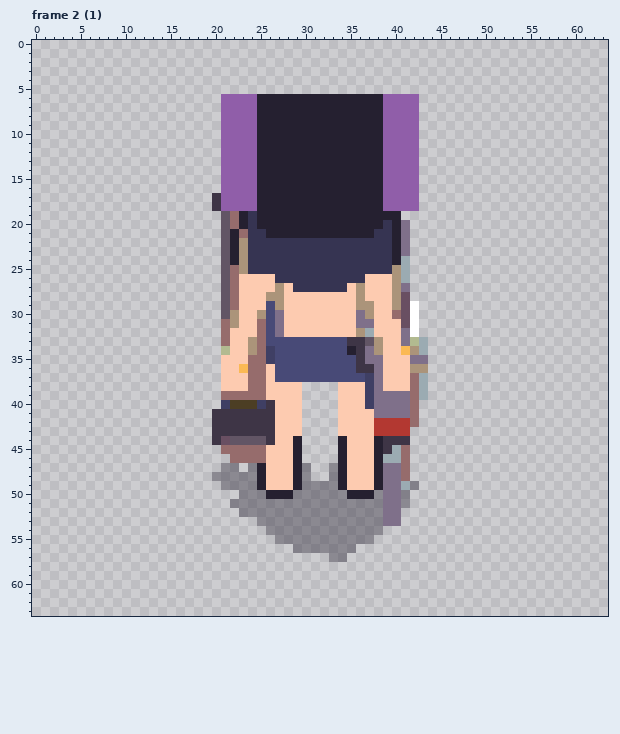
Edited in one commit: pixel-art file (resources/asesprite/Sprites64.aseprite). That is the earlier state.
64x64 pixels, 153 frames. Shown: frame 2 (1). The commit also changed other frames, which this record leaves out.
The same view after the edit:
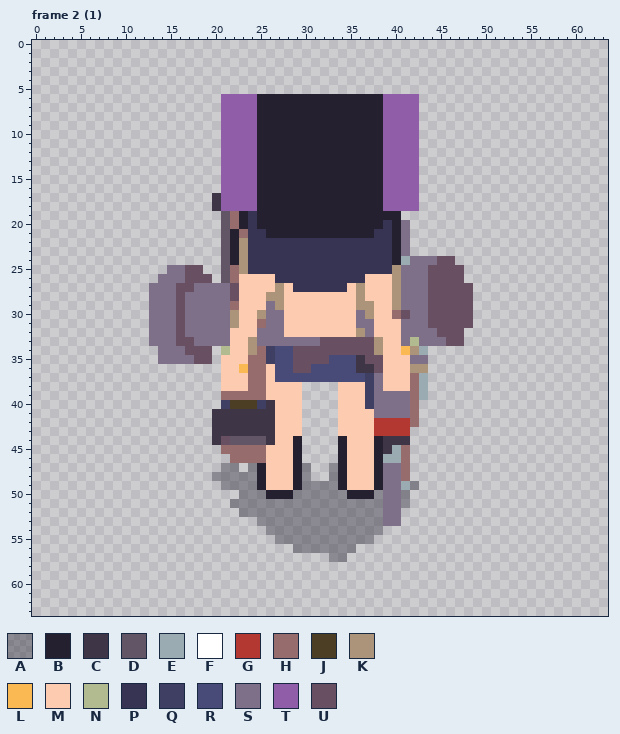
Palette (. is transparent): A #25203064  B #252030  C #3e3546  D #625565  E #9babb2  F #ffffff  G #b33831  H #966c6c  J #4c3e24  K #ab947a  L #fbb954  M #fdcbb0  N #b2ba90  P #363452  Q #3f3f64  R #484a77  S #7f708a  T #905ea9  U #694f62
Change:
layer "Weapons/Bazooka" added
Frame 2 (1), layer "Weapons/Bazooka":
The author put colour S in row 24 at x 42 to 44; in row 25 at x 15 to 16 and 42 to 43; in row 26 at x 14 to 16 and 42 to 43; in row 27 at x 13 to 15, 18 to 20 and 42 to 43; in row 28 at x 13 to 15, 17 to 20 and 42 to 43; in rows 29 to 31 at x 13 to 15, 17 to 20 and 43.
The author put colour S in row 32 at x 13 to 15, 17 to 20 and 43 to 44; in row 33 at x 13 to 15, 18 to 20 and 44 to 45; in row 34 at x 14 to 16; in row 35 at x 14 to 17.
Colour D becomes colour S in rows 27 to 30 at x 21.
Colour E becomes colour S in rows 25 to 26 at x 41; in row 32 at x 37; in row 33 at x 43.
Colour F becomes colour S in rows 29 to 32 at x 42.
Colour H becomes colour S in row 31 at x 21; in rows 32 to 33 at x 21 and 25.
Colour R becomes colour S in rows 29 to 32 at x 26; in row 33 at x 26 to 31.
Colour U becomes colour S in rows 28 to 29 at x 41; in row 31 at x 41.
The author put colour U in row 24 at x 45 to 46; in row 25 at x 17 to 18 and 44 to 47; in row 26 at x 17 to 19 and 44 to 47; in row 27 at x 16 to 17 and 44 to 48; in rows 28 to 31 at x 16 and 44 to 48; in row 32 at x 16 and 45 to 47.
The author put colour U in row 33 at x 16 to 17 and 46 to 47; in row 34 at x 17 to 19; in row 35 at x 18 to 19.
Colour B becomes colour U in row 34 at x 35.
Colour C becomes colour U in row 33 at x 35 to 36; in row 34 at x 36.
Colour D becomes colour U in row 33 at x 37.
Colour H becomes colour U in rows 27 to 28 at x 22.
Colour R becomes colour U in row 33 at x 32 to 34; in row 34 at x 29 to 34; in row 35 at x 29 to 32; in row 36 at x 29 to 30.
Colour S becomes colour U in row 34 at x 37; in row 35 at x 37 to 38; in row 36 at x 38.
Boxes around the changes in both pictures, in picture pixels (x1, y1, x2, y2):
changed: (149, 256, 473, 373)
